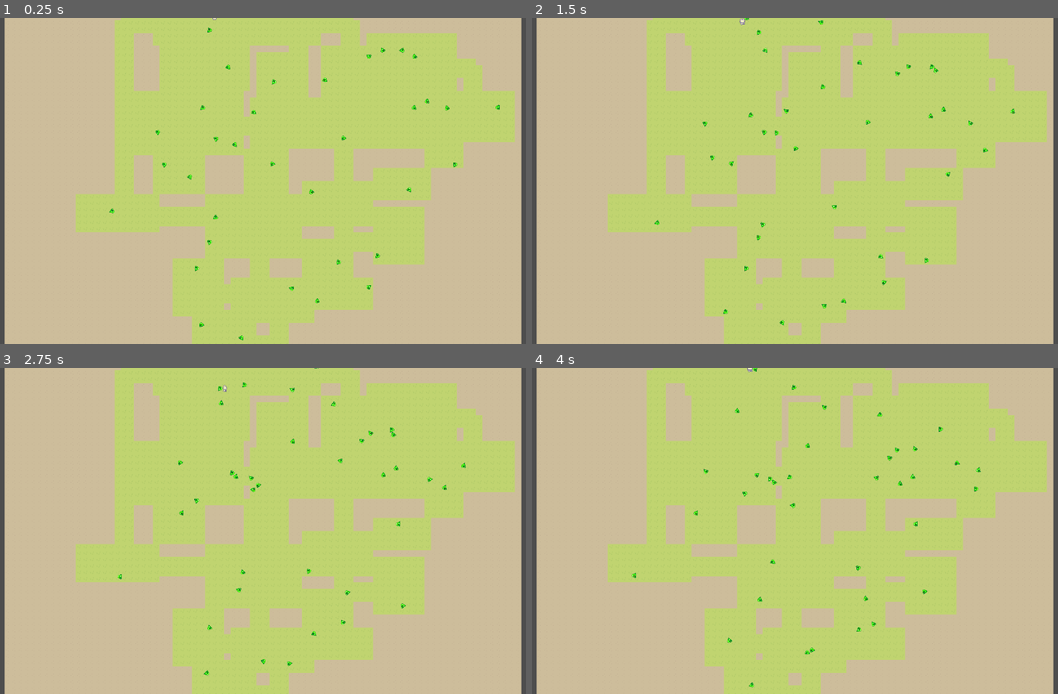
Above: before the commit, frames 1-4 (two rows, left to right).
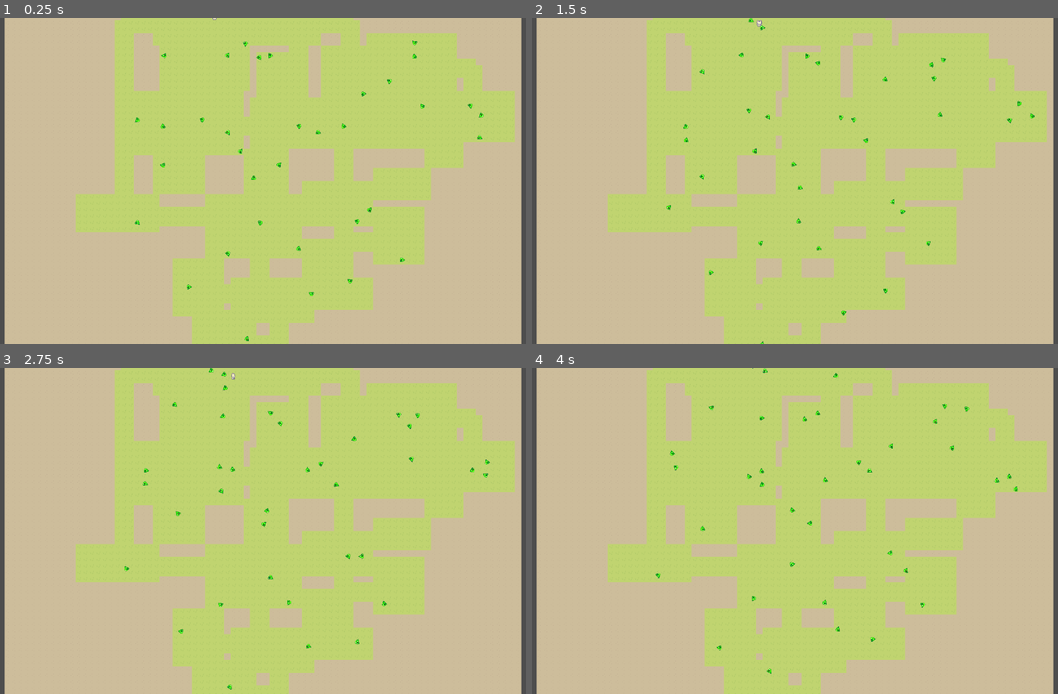
Above: after the commit, the same moments.

Repository: cleverLucky/Rogue
Game: Godot game, scene res://scenes/main.tscn
Same seed, same stepped clock (60 frames per second), same inputs: the game is played once before the commit and once after it. The project has no main scene, so this scene is started directly.
Inputs:
- Up to frame 1 (0.25 s): no input
- Up to frame 2 (1.5 s): hold D (right) 0.53-1.28 s; hold S (down) from 1.28 s (still down)
- Up to frame 3 (2.75 s): release S (down) at 2.03 s; hold D (right) from 2.03 s (still down)
- Up to frame 4 (4 s): release D (right) at 2.78 s; hold W (up) 2.78-3.53 s; hold A (left) from 3.53 s (still down)

The runs differ from the first frame. In frame 1, 0.7% of the frame differs, in the area x 20-96%, y 2-100%; in frame 2, 0.8%; in frame 3, 0.8%, in the area x 22-94%, y 0-99%; in frame 4, 0.8%.

Commit message:
优化了一下生成的分布

Diff:
--- a/scripts/EnemySpawner.gd
+++ b/scripts/EnemySpawner.gd
@@ -1,14 +1,15 @@
-# scripts/EnemySpawner.gd (房间优先 + 走廊0怪物 + 每个怪物绑定房间)
+# scripts/EnemySpawner.gd
+# 房间优先 + 走廊0怪物 + 面积加权（大房间多怪物）+ 每个怪物绑定房间
 extends Node
 class_name EnemySpawner
 
 @export var enemy_scene: PackedScene # 编辑器拖入 enemy.tscn
 @export var min_enemies: int = 18
 @export var max_enemies: int = 40
-@export var grid_divisions: int = 7   # 分块数（房间内均匀）
+@export var grid_divisions: int = 7   # 每个房间内分块数（均匀分布用）
 
 var grid: Array = []
-var rooms: Array[Dictionary] = []     # 房间数据
+var rooms: Array[Dictionary] = []     # 房间数据 {'rect':Rect2, 'center':Vector2, 'area':float}
 var tile_size: int = 16
 var map_width: int = 80
 var map_height: int = 60
@@ -17,7 +18,7 @@
 func spawn_enemies(custom_count: int = -1) -> void:
 	used_positions.clear()
 
-	var count = custom_count if custom_count >= 0 else randi_range(min_enemies, max_enemies)
+	var target_count = custom_count if custom_count >= 0 else randi_range(min_enemies, max_enemies)
 
 	if enemy_scene == null:
 		printerr("EnemySpawner: 敌人场景未设置！")
@@ -27,18 +28,20 @@
 		printerr("EnemySpawner: 房间数据未设置！请在initialize传入rooms")
 		return
 
-	print("🛡️ 房间优先生成怪物：目标=", count, "，房间数=", rooms.size(), "，分块=", grid_divisions)
+	print("🛡️ 面积加权生成怪物：目标=", target_count, "，房间数=", rooms.size())
 
-	var spawned = _spawn_in_rooms_only(count)
-	print("✅ 房间内怪物生成完成：", spawned, "个 (走廊0%)")
-
-# 只在房间内均匀生成（核心算法）
-func _spawn_in_rooms_only(target_count: int) -> int:
+	var allocations = _allocate_by_area(target_count)
 	var spawned = 0
 
-	# 步骤1：每个房间强制均匀分块生成
-	for room_idx in range(rooms.size()):
+	# 根据分配数量，在每个房间生成对应怪物数
+	for room_idx in rooms.size():
 		var room = rooms[room_idx]
+		var to_spawn = allocations[room_idx]
+
+		if to_spawn <= 0:
+			continue
+
+		# 计算该房间的 Rect2i（四舍五入）
 		var rect = room.rect
 		var room_rect = Rect2i(
 			round(rect.position.x),
@@ -47,83 +50,81 @@
 			round(rect.size.y)
 		)
 
-		# 房间内分小块（根据房间大小动态分块）
-		var room_blocks_x = max(1, int(room_rect.size.x / (map_width / grid_divisions)))
-		var room_blocks_y = max(1, int(room_rect.size.y / (map_height / grid_divisions)))
+		# 在这个房间内生成 to_spawn 只怪物（用分块均匀）
+		for _i in range(to_spawn):
+			var pos = _get_random_floor_in_room(room_rect)
+			if pos != Vector2i(-1, -1) and _place_enemy(room_rect, pos):
+				spawned += 1
 
-		for rx in range(room_blocks_x):
-			for ry in range(room_blocks_y):
-				var bx_start = room_rect.position.x + rx * (room_rect.size.x / room_blocks_x)
-				var by_start = room_rect.position.y + ry * (room_rect.size.y / room_blocks_y)
-				var b_w = room_rect.size.x / room_blocks_x
-				var b_h = room_rect.size.y / room_blocks_y
+	print("✅ 面积加权生成完成：", spawned, "个 (走廊0%)，实际分配：", allocations)
 
-				var room_block_floors = _get_room_floors_in_block(bx_start, by_start, b_w, b_h, room_rect)
-				if room_block_floors.is_empty():
-					continue
+# 面积加权分配算法（核心）
+func _allocate_by_area(target_count: int) -> Array[int]:
+	# 计算总面积
+	var total_area: float = 0.0
+	for room in rooms:
+		total_area += room.area
 
-				# 随机选1个
-				var pos = room_block_floors[randi() % room_block_floors.size()]
-				if _place_enemy(room_rect, pos):  # 关键：传入 room_rect
-					spawned += 1
-					if spawned >= target_count:
-						return spawned
+	if total_area <= 0:
+		return []
 
-	# 步骤2：补足剩余（全房间随机）
-	var remaining = target_count - spawned
+	# 第一步：计算每个房间的期望值
+	var expected: Array[float] = []
+	for room in rooms:
+		var weight = room.area / total_area
+		expected.append(target_count * weight)
+
+	# 第二步：分配整数部分
+	var allocated: Array[int] = []
+	var total_allocated = 0
+
+	for i in rooms.size():
+		var num = int(expected[i])  # floor
+		allocated.append(num)
+		total_allocated += num
+
+	# 第三步：剩余数量按小数部分 + 随机扰动分配
+	var remaining = target_count - total_allocated
+
+	# 小数部分作为基础权重
+	var weights: Array[float] = []
+	for i in rooms.size():
+		weights.append(expected[i] - int(expected[i]) + randf() * 0.02)  # 加一点随机扰动
+
 	while remaining > 0:
-		var all_room_floors = _collect_all_room_floors()
-		if all_room_floors.is_empty():
+		var total_weight = 0.0
+		for w in weights:
+			total_weight += max(w, 0.0)  # 防止负数
+
+		if total_weight <= 0:
 			break
-		var pos = all_room_floors[randi() % all_room_floors.size()]
-		# 补足时随机选一个房间的 rect（这里简单取第一个有地板的房间）
-		var random_room_rect = _get_random_room_rect_with_floors()
-		if _place_enemy(random_room_rect, pos):
-			spawned += 1
-			remaining -= 1
 
-	return spawned
+		var r = randf() * total_weight
+		var cumulative = 0.0
 
-# 房间块内地板点（只在指定房间内）
-func _get_room_floors_in_block(start_x: int, start_y: int, block_w: int, block_h: int, room_rect: Rect2i) -> Array[Vector2i]:
-	var floors: Array[Vector2i] = []
-	for x in range(start_x, min(start_x + block_w, map_width)):
-		for y in range(start_y, min(start_y + block_h, map_height)):
+		for i in rooms.size():
+			cumulative += max(weights[i], 0.0)
+			if r <= cumulative:
+				allocated[i] += 1
+				remaining -= 1
+				# 降低该房间后续被选概率，避免过度集中
+				weights[i] *= 0.7
+				break
+
+	return allocated
+
+# 在指定房间内随机取一个地板点（用于生成）
+func _get_random_floor_in_room(room_rect: Rect2i) -> Vector2i:
+	var attempts = 0
+	while attempts < 50:
+		var x = randi_range(room_rect.position.x, room_rect.position.x + room_rect.size.x - 1)
+		var y = randi_range(room_rect.position.y, room_rect.position.y + room_rect.size.y - 1)
+		if x >= 0 and x < map_width and y >= 0 and y < map_height and grid[y][x] == 1:
 			var pos = Vector2i(x, y)
-			if grid[y][x] == 1 and room_rect.has_point(pos):
-				floors.append(pos)
-	return floors
-
-# 收集全房间地板（补足用）
-func _collect_all_room_floors() -> Array[Vector2i]:
-	var floors: Array[Vector2i] = []
-	for room in rooms:
-		var rect_i = Rect2i(
-			round(room.rect.position.x),
-			round(room.rect.position.y),
-			round(room.rect.size.x),
-			round(room.rect.size.y)
-		)
-		for x in range(rect_i.position.x, rect_i.position.x + rect_i.size.x):
-			for y in range(rect_i.position.y, rect_i.position.y + rect_i.size.y):
-				if x >= 0 and x < map_width and y >= 0 and y < map_height and grid[y][x] == 1:
-					var key = str(x) + "," + str(y)
-					if not used_positions.has(key):
-						floors.append(Vector2i(x, y))
-	return floors
-
-# 随机选一个有地板的房间 rect（补足用）
-func _get_random_room_rect_with_floors() -> Rect2i:
-	for room in rooms:
-		var rect_i = Rect2i(
-			round(room.rect.position.x),
-			round(room.rect.position.y),
-			round(room.rect.size.x),
-			round(room.rect.size.y)
-		)
-		if not _get_room_floors_in_block(rect_i.position.x, rect_i.position.y, rect_i.size.x, rect_i.size.y, rect_i).is_empty():
-			return rect_i
-	return Rect2i()  # 空
+			if not used_positions.has(str(x) + "," + str(y)):
+				return pos
+		attempts += 1
+	return Vector2i(-1, -1)  # 找不到
 
 # 放置怪物（绑定房间边界）
 func _place_enemy(room_rect: Rect2i, pos: Vector2i) -> bool:
@@ -135,7 +136,7 @@
 	if enemy:
 		enemy.position = Vector2(pos.x * tile_size + tile_size / 2.0, pos.y * tile_size + tile_size / 2.0)
 
-		# 关键：给怪物设置它的专属房间边界（像素单位）
+		# 给怪物绑定它的专属房间边界（像素单位）
 		enemy.my_room_bounds = Rect2(
 			room_rect.position * tile_size,
 			room_rect.size * tile_size
--- a/scripts/enemy.gd
+++ b/scripts/enemy.gd
@@ -7,89 +7,115 @@
 
 @onready var nav_agent: NavigationAgent2D = $NavigationAgent2D
 
-var my_room_bounds: Rect2 = Rect2()  # 出生房间边界，由 spawner 设置
+var my_room_bounds: Rect2 = Rect2()
 var patrol_center: Vector2
 var player: Node2D = null
+
+var chase_timer: float = 0.0
+var chase_update_interval: float = 0.4  # 追击更新间隔（防过度重算）
 
 func _ready():
 	add_to_group("enemies")
 	patrol_center = position
 
-	# 默认全地图边界（防止未设置）
 	if my_room_bounds == Rect2():
 		my_room_bounds = Rect2(0, 0, 1280, 960)
 
-	# 初始生成第一个巡逻路径
+	nav_agent.path_desired_distance = 8.0
+	nav_agent.target_desired_distance = 8.0
+	nav_agent.path_max_distance = 64.0
+
 	_generate_new_patrol_target()
-
-	print("👹 房间限定小怪激活，房间边界: ", my_room_bounds)
+	print("👹 优化版房间限定小怪激活，边界: ", my_room_bounds)
 
 func _physics_process(delta):
-	# 每帧尝试查找玩家（如果还没找到）
 	if player == null:
 		player = get_tree().get_first_node_in_group("player")
 
-	# 判断当前状态
+	chase_timer += delta
+
 	var should_chase = _should_chase_player()
 
+	# 目标更新逻辑
 	if should_chase:
-		# 追击模式：实时更新玩家位置（保持响应快）
-		nav_agent.set_target_position(player.global_position)
+		# 追击：定时更新玩家位置
+		if chase_timer >= chase_update_interval:
+			nav_agent.set_target_position(player.global_position)
+			chase_timer = 0.0
 	else:
-		# 巡逻模式：**只在路径结束时**才生成新目标（无抖动）
+		# 巡逻：只在路径结束时换新目标
 		if nav_agent.is_navigation_finished():
 			_generate_new_patrol_target()
 
-	# 移动逻辑（始终平滑）
+	# 移动计算
+	var target_velocity := Vector2.ZERO
+
 	if not nav_agent.is_navigation_finished():
 		var next_pos = nav_agent.get_next_path_position()
 		var direction = global_position.direction_to(next_pos).normalized()
 
-		# 方向防零向量抖动
-		if direction.length() < 0.1:
-			direction = velocity.normalized() if velocity.length() > 0 else Vector2.RIGHT
+		# 防零向量（用上一帧方向或默认右）
+		if direction.length_squared() < 0.01:
+			direction = velocity.normalized()
+			if direction.length_squared() < 0.01:
+				direction = Vector2.RIGHT
 
 		var current_speed = chase_speed if should_chase else patrol_speed
-		velocity = direction * current_speed
+		target_velocity = direction * current_speed
 
-		# 平滑转向（减少抖动）
-		velocity = velocity.lerp(direction * current_speed, delta * 8.0)
-	else:
-		# 路径结束时平滑减速（自然停顿）
-		velocity = velocity.move_toward(Vector2.ZERO, patrol_speed * delta * 3.0)
+	# 平滑速度（转向更自然）
+	velocity = velocity.lerp(target_velocity, delta * 12.0)
+
+	# 分离力（放在速度计算后，碰撞前）
+	var separation = _calculate_separation_force()
+	velocity += separation * delta * 120.0  # 推力强度
+	velocity = velocity.limit_length(max(patrol_speed, chase_speed))  # 限速
 
 	move_and_slide()
 
-	# 平滑旋转（避免突变）
+	# 平滑旋转
 	if velocity.length() > 5.0:
 		var target_rot = velocity.angle() + PI / 2
-		rotation = lerp_angle(rotation, target_rot, delta * 10.0)
+		rotation = lerp_angle(rotation, target_rot, delta * 15.0)
 
-# 生成新巡逻目标（只在路径结束时调用）
+# 计算分离力（Boids风格）
+func _calculate_separation_force() -> Vector2:
+	var force = Vector2.ZERO
+	var nearby = get_tree().get_nodes_in_group("enemies")
+	for other in nearby:
+		if other == self:
+			continue
+		var dist = global_position.distance_to(other.global_position)
+		if dist < 32.0 and dist > 0.1:
+			var dir = global_position.direction_to(other.global_position)
+			force -= dir * (1.0 / dist)  # 负方向 = 推开
+
+	return force.normalized() * 80.0  # 强度可调
+
+# 生成新巡逻目标
 func _generate_new_patrol_target():
+	var room_min_dim = min(my_room_bounds.size.x, my_room_bounds.size.y)
+	var dynamic_radius = max(30.0, room_min_dim * 0.45)  # 优化：最小30
+
 	var attempts = 0
-	while attempts < 30:  # 增加尝试次数，确保找到可达点
+	while attempts < 60:
 		var angle = randf() * TAU
-		var patrol_pos = patrol_center + Vector2(cos(angle), sin(angle)) * patrol_radius
+		var patrol_pos = patrol_center + Vector2(cos(angle), sin(angle)) * dynamic_radius
+		patrol_pos = patrol_pos.clamp(my_room_bounds.position, my_room_bounds.end)
 
-		# 严格限制在房间内
-		patrol_pos = patrol_pos.clamp(my_room_bounds.position, my_room_bounds.position + my_room_bounds.size)
-
-		# 设置新目标
 		nav_agent.set_target_position(patrol_pos)
 
-		# 检查是否可达（NavAgent 会自动计算）
 		if nav_agent.is_target_reachable():
-			break
+			return  # 成功
 
 		attempts += 1
 
-	if attempts >= 30:
-		print("警告：怪物无法生成有效巡逻点，房间可能太小")
+	# 失败时回中心
+	nav_agent.set_target_position(patrol_center)
+	print("⚠️ 小怪回退到中心点，房间可能太小")
 
 func _should_chase_player() -> bool:
 	if player == null:
 		return false
-
 	var dist = global_position.distance_to(player.global_position)
 	return dist < player_chase_distance and my_room_bounds.has_point(player.global_position)
